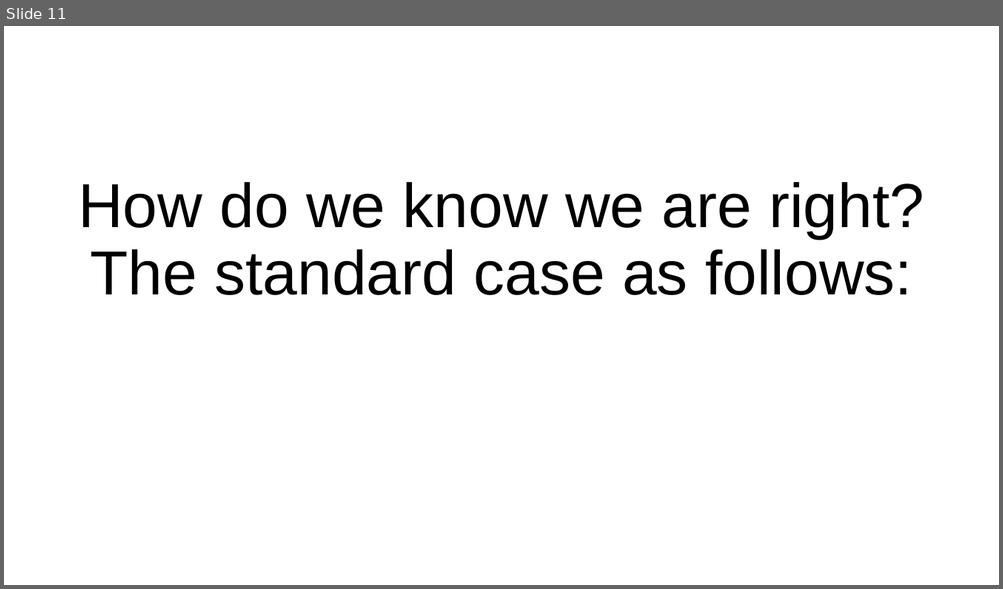
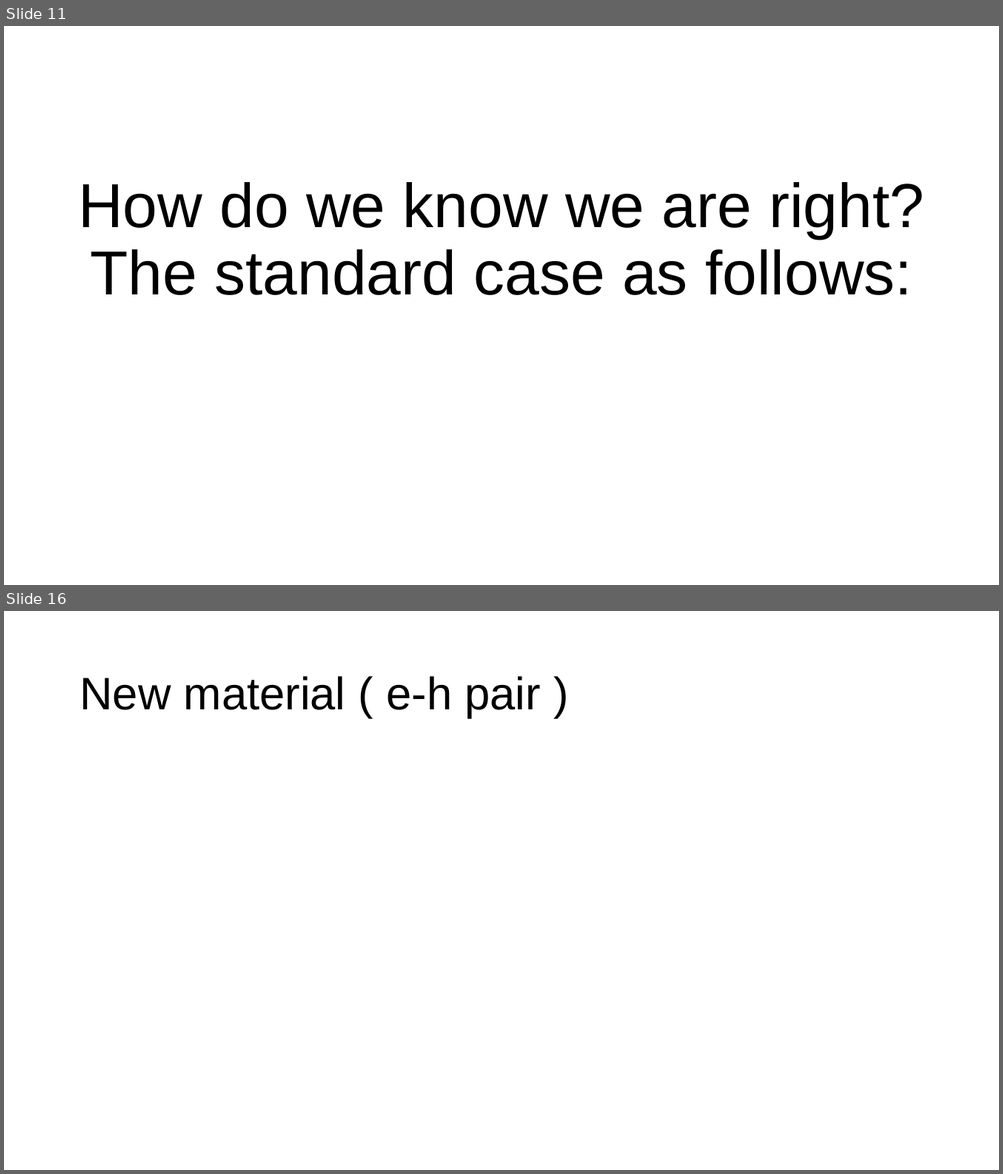
Before and after one commit to chihyeh/IoPAS_GeIA, a slide deck: Report/Signal_threshold_prediction.pptx. Shown one above the other, each under a label of ours: slide 11 before the commit, slides 11 and 16 after it; the slides between them are not shown. The pictures are 1003x589 and 1003x1174 pixels, drawn with LibreOffice and Linux fonts; fonts in the diff are those of the drawing; grey boxes stand for pictures. Boxes give left, top, right and bottom in pixels: in the first picture for what was removed or moved away, otherwise in the second. Text is boxed around its words. In the diff, an @@ line names an element or a change of style, - is before the commit and + after.

```diff
--- a/Report/Signal_threshold_prediction.pptx
+++ b/Report/Signal_threshold_prediction.pptx
@@ slide 16 added at (4,611,999,1170), background #FFFFFF @@
@@ title added at (79,676,540,718), 44 pt, text #000000 @@
+New material ( e-h pair )
```
Also in this commit, not shown: 3 slides changed, 10 other slides added, 1 slide removed, 9 other files.
